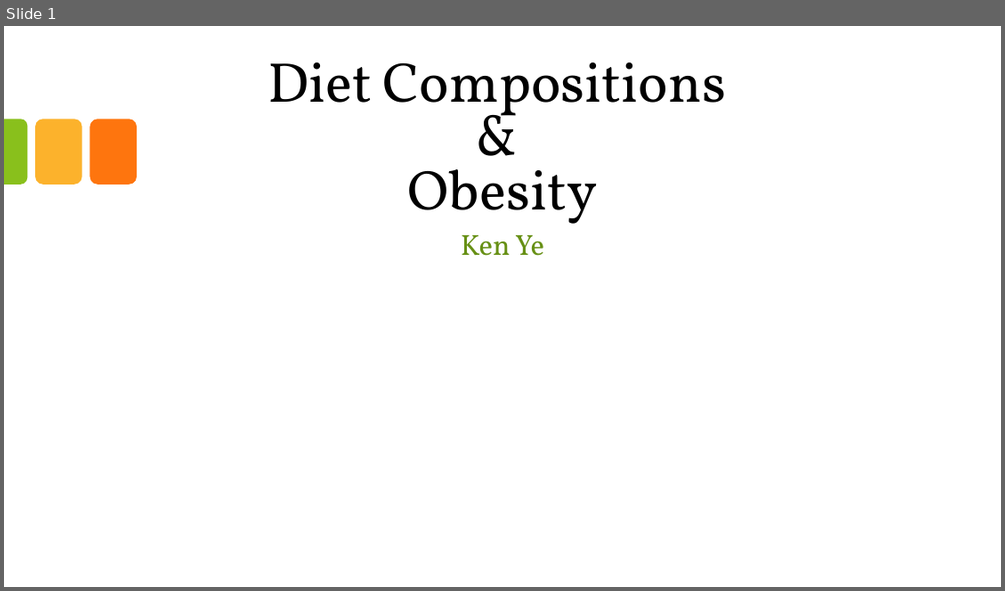
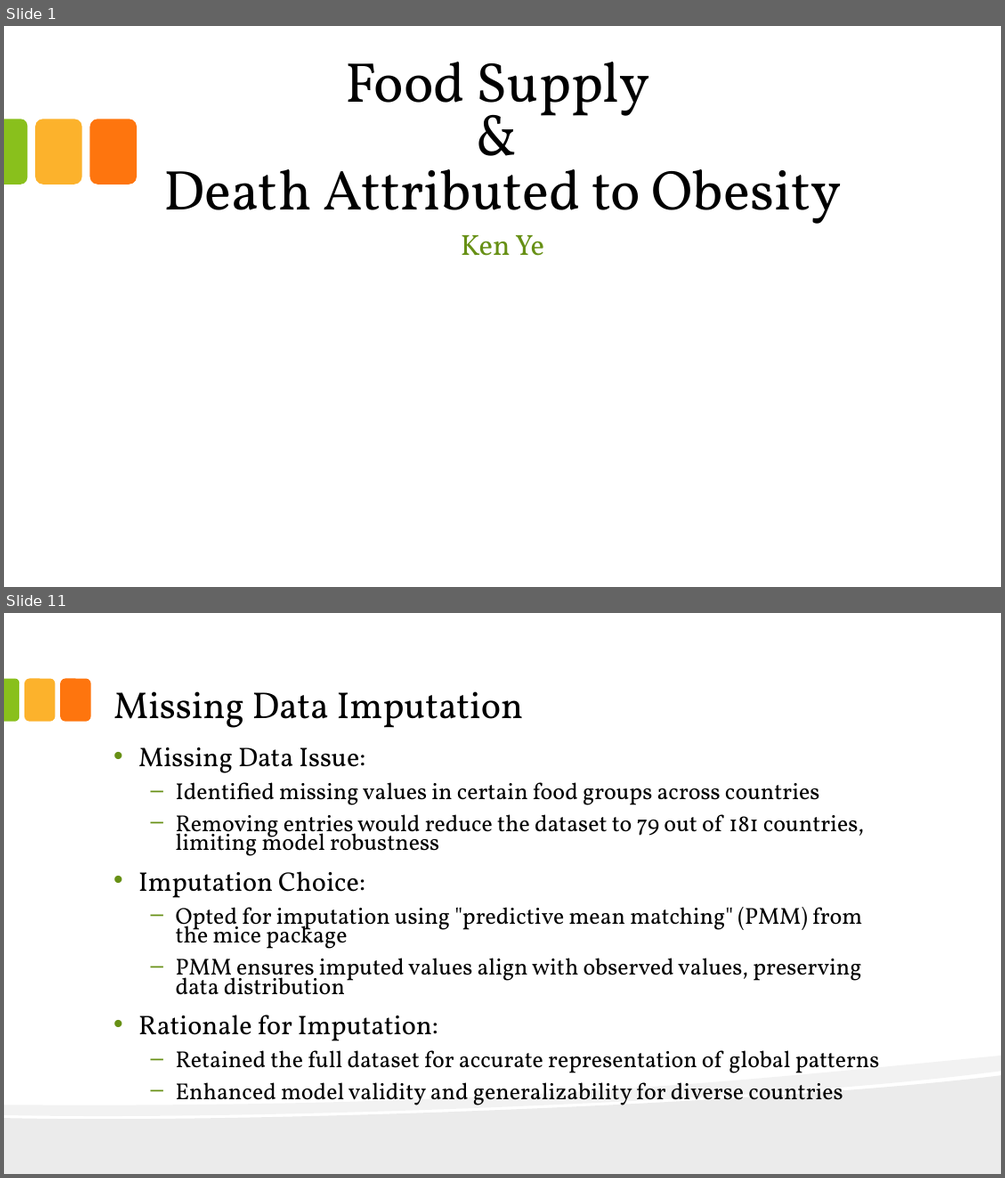
Before and after one commit to KenYe23/Diet-Compositions-and-Obesity, a slide deck: Food Supply and Death Attributed to Obesity.pptx. Shown one above the other, each under a label of ours: slide 1 before the commit, slides 1 and 11 after it; the slides between them are not shown. The pictures are 1005x591 and 1005x1178 pixels, drawn with LibreOffice and Linux fonts; fonts in the diff are those of the drawing; background and template pictures are left out. Boxes give left, top, right and bottom in pixels: in the first picture for what was removed or moved away, otherwise in the second. Text is boxed around its words. In the diff, an @@ line names an element or a change of style, - is before the commit and + after.

```diff
--- a/Food Supply and Death Attributed to Obesity.pptx
+++ b/Food Supply and Death Attributed to Obesity.pptx
@@ slide 11 added at [4,613,1001,1174], background #FFFFFF @@
@@ round same rect added at [4,679,20,722], fill #89C01C @@
@@ rounded rectangle added at [24,679,55,722], fill #FCB22C @@
@@ rounded rectangle added at [60,679,90,722], fill #FE750E @@
@@ title added at [113,691,524,728], 36 pt, text #000000 @@
+Missing Data Imputation
@@ text added at [138,747,880,1105], 22.2 pt, text #000000 @@
+• Missing Data Issue:
+  – Identified missing values in certain food groups across countries
+  – Removing entries would reduce the dataset to 79 out of 181 countries, limiting model robustness
+• Imputation Choice:
+  – Opted for imputation using "predictive mean matching" (PMM) from the mice package
+  – PMM ensures imputed values align with observed values, preserving data distribution
+• Rationale for Imputation:
+  – Retained the full dataset for accurate representation of global patterns
+  – Enhanced model validity and generalizability for diverse countries
@@ freeform shape added at [4,1055,1001,1174], fill #000000 at 5% opacity @@
@@ freeform shape added at [4,1076,1001,1174], fill #000000 at 8% opacity @@
@@ slide 1 changed as well @@
@@ title at [164,62,841,224]: text changed @@
-Diet Compositions
-&
-Obesity
+Food Supply
+&
+Death Attributed to Obesity
```
Also in this commit, not shown: 26 other slides added, 6 slides removed, 6 other files.
